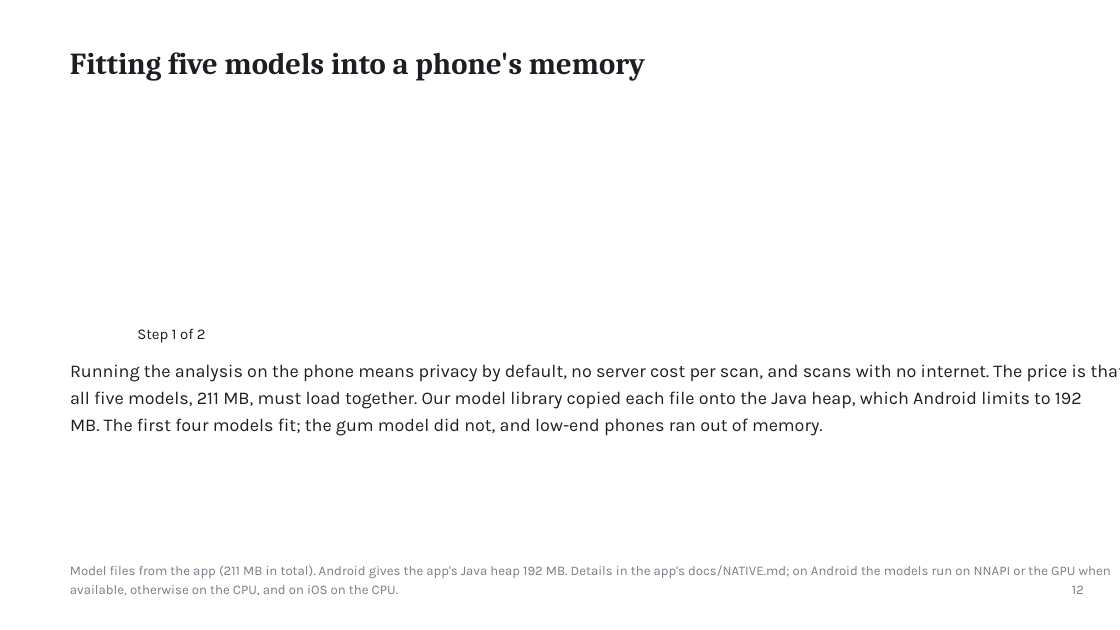
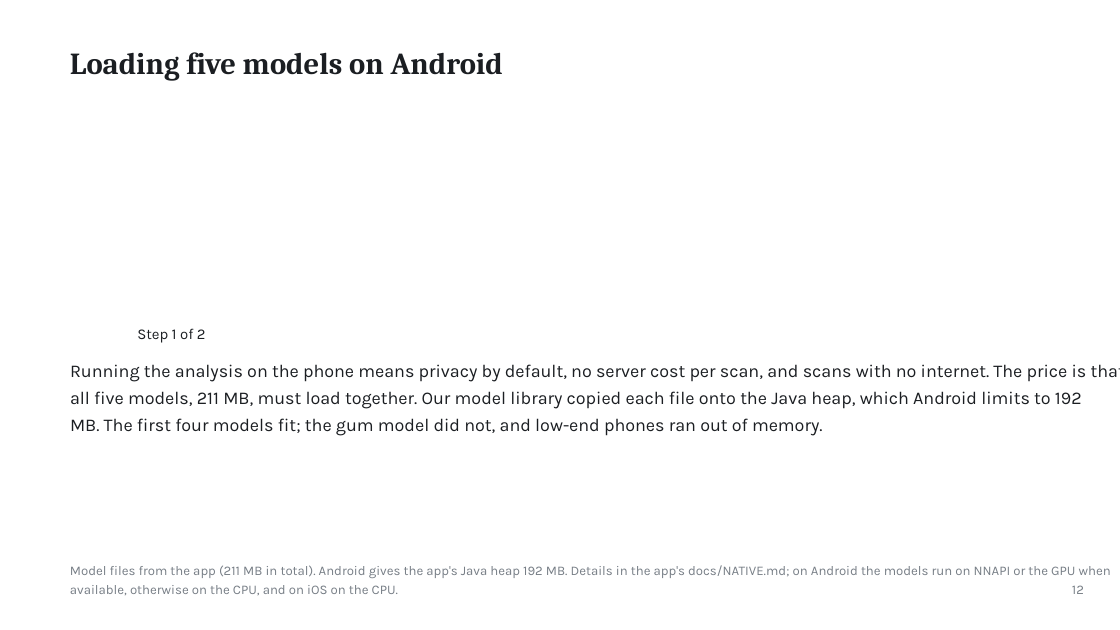
Before and after one commit to ertugrul-senturk/interactive-slides, a slide deck: slide 23 of public/decks/2026-11-smart-teeth.pptx (slide 21 before the commit). Drawn at 1120x630 pixels with LibreOffice and Linux fonts; fonts in the diff are those of the drawing; background and template pictures are left out. Boxes give left, top, right and bottom in pixels: in the first picture for what was removed or moved away, otherwise in the second. Text is boxed around its words. In the diff, an @@ line names an element or a change of style, - is before the commit and + after.

```diff
--- a/public/decks/2026-11-smart-teeth.pptx
+++ b/public/decks/2026-11-smart-teeth.pptx
@@ text at (70, 52, 503, 81): text changed @@
-Fitting five models into a phone's memory
+Loading five models on Android
```
Also in this commit, not shown: 18 other slides changed, 17 slides added, 30 slides removed, 33 other files.
